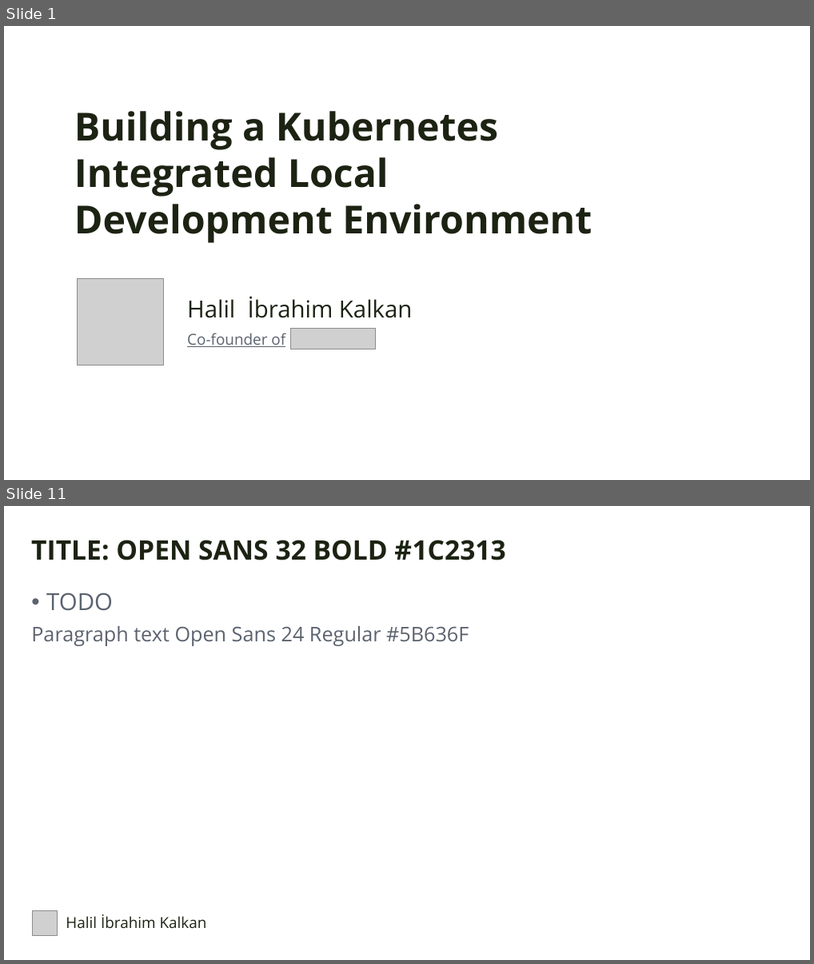
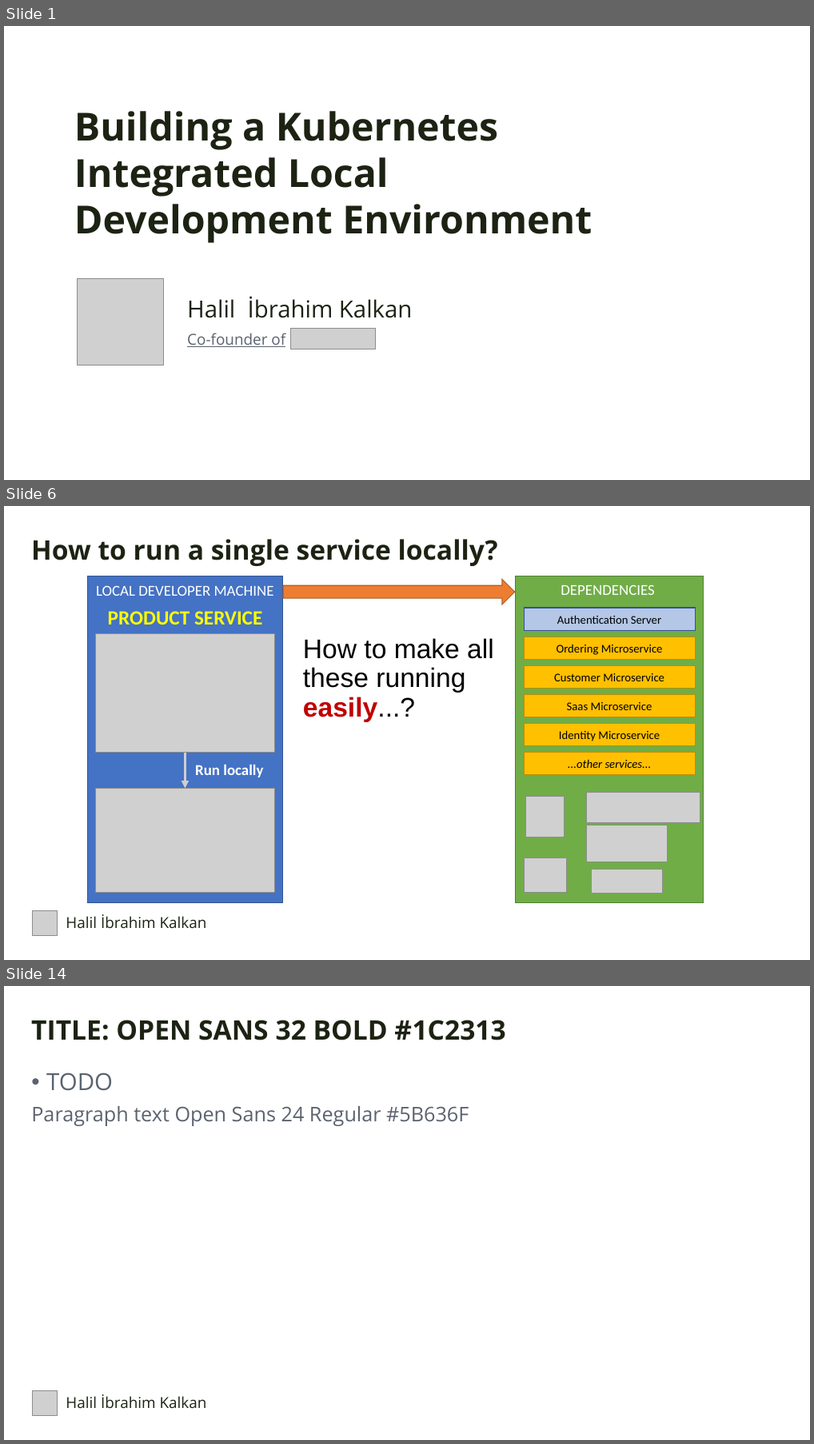
Before and after one commit to hikalkan/presentations, a slide deck: 2023-10-07 Devnot Kubernetes Integrated Development/KubernetesIntegratedDevelopment2023.pptx. Shown one above the other, each under a label of ours: slides 1 and 11 before the commit, slides 1, 6 and 14 after it; the slides between them are not shown. The pictures are 814x964 and 814x1444 pixels, drawn with LibreOffice and Linux fonts; fonts in the diff are those of the drawing; grey boxes stand for pictures; background and template pictures are left out. Boxes give left, top, right and bottom in pixels: in the first picture for what was removed or moved away, otherwise in the second. Text is boxed around its words. In the diff, an @@ line names an element or a change of style, - is before the commit and + after.

```diff
--- a/2023-10-07 Devnot Kubernetes Integrated Development/KubernetesIntegratedDevelopment2023.pptx
+++ b/2023-10-07 Devnot Kubernetes Integrated Development/KubernetesIntegratedDevelopment2023.pptx
@@ slide 6 added at box(4, 506, 810, 960), background picture (left out) @@
@@ text added at box(31, 539, 498, 566), 32 pt, text #1C2313, bold @@
+How to run a single service locally?
@@ rectangle added at box(87, 576, 283, 903), fill #4472C4, outline #325491 1 pt @@
@@ rectangle added at box(516, 576, 703, 903), fill #70AD47, outline #538035 1 pt @@
@@ text added at box(96, 585, 274, 596), 18 pt, text #FFFFFF @@
+LOCAL DEVELOPER MACHINE
@@ right arrow added at box(283, 579, 515, 604), fill #ED7D31, outline #AF5C24 1 pt @@
@@ text added at box(561, 584, 655, 595), 18 pt, text #FFFFFF @@
+DEPENDENCIES
@@ text added at box(108, 611, 262, 624), 24 pt, text #FFFF00, bold @@
+PRODUCT SERVICE
@@ rectangle added at box(524, 608, 695, 631), fill #B4C7E7, outline #325491 1 pt, 14 pt, text #000000 @@
+Authentication Server
@@ picture added at box(95, 634, 274, 752) @@
@@ text added at box(303, 638, 494, 722), 32 pt, text #000000 @@
+How to make all these running easily...?
@@ rectangle added at box(524, 636, 695, 660), fill #FFC000, outline #BD8E00 1 pt, 14 pt, text #000000 @@
+Ordering Microservice
@@ rectangle added at box(524, 666, 695, 688), fill #FFC000, outline #BD8E00 1 pt, 14 pt, text #000000 @@
+Customer Microservice
@@ rectangle added at box(524, 694, 695, 717), fill #FFC000, outline #BD8E00 1 pt, 14 pt, text #000000 @@
+Saas Microservice
@@ rectangle added at box(524, 723, 695, 746), fill #FFC000, outline #BD8E00 1 pt, 14 pt, text #000000 @@
+Identity Microservice
@@ arrow added from (186, 752) to (186, 788), #D0CECE 3 pt @@
@@ text added at box(195, 764, 263, 777), 18 pt, text #FFFFFF, bold @@
+Run locally
@@ rectangle added at box(524, 752, 695, 776), fill #FFC000, outline #BD8E00 1 pt, 14 pt, text #000000, italic @@
+...other services...
@@ picture added at box(95, 788, 274, 892) @@
@@ picture added at box(587, 792, 700, 822) @@
@@ picture added at box(526, 796, 564, 836) @@
@@ picture added at box(587, 825, 668, 862) @@
@@ picture added at box(524, 857, 566, 892) @@
@@ picture added at box(592, 869, 663, 892) @@
@@ picture added at box(32, 910, 57, 935) @@
@@ text added at box(66, 914, 207, 928), 18 pt, text #1C2313 @@
+Halil İbrahim Kalkan
@@ what was slide 11 is now slide 14 @@
```
Also in this commit, not shown: 1 slide changed, 10 other slides added, 11 slides removed.
